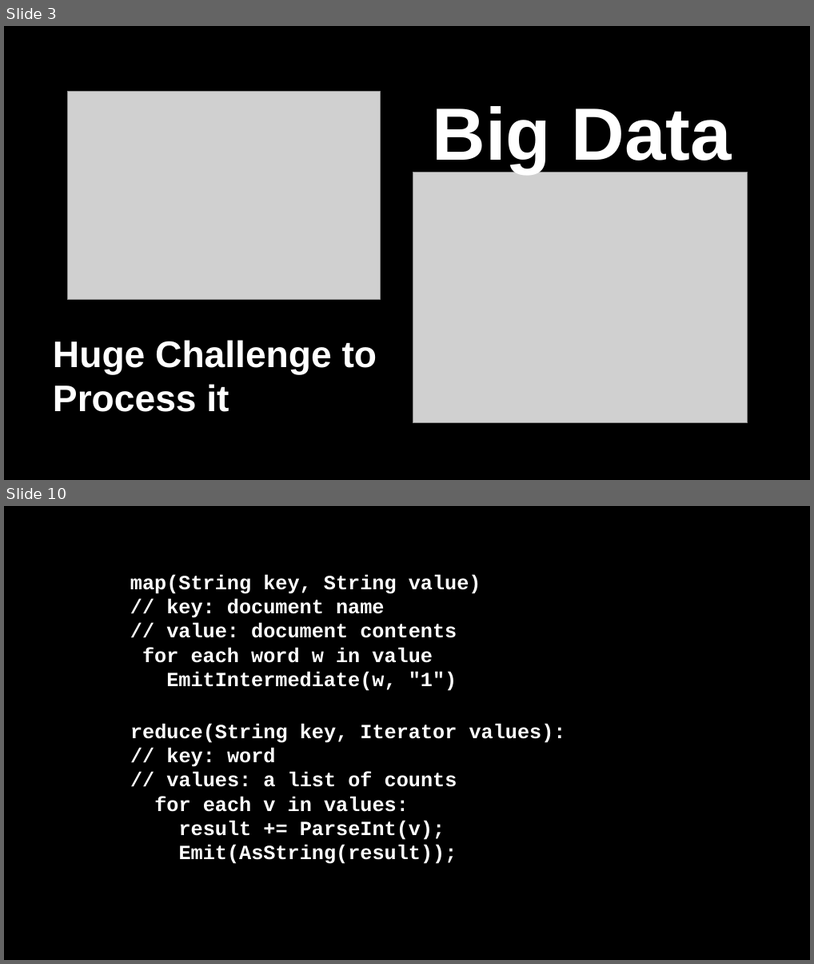
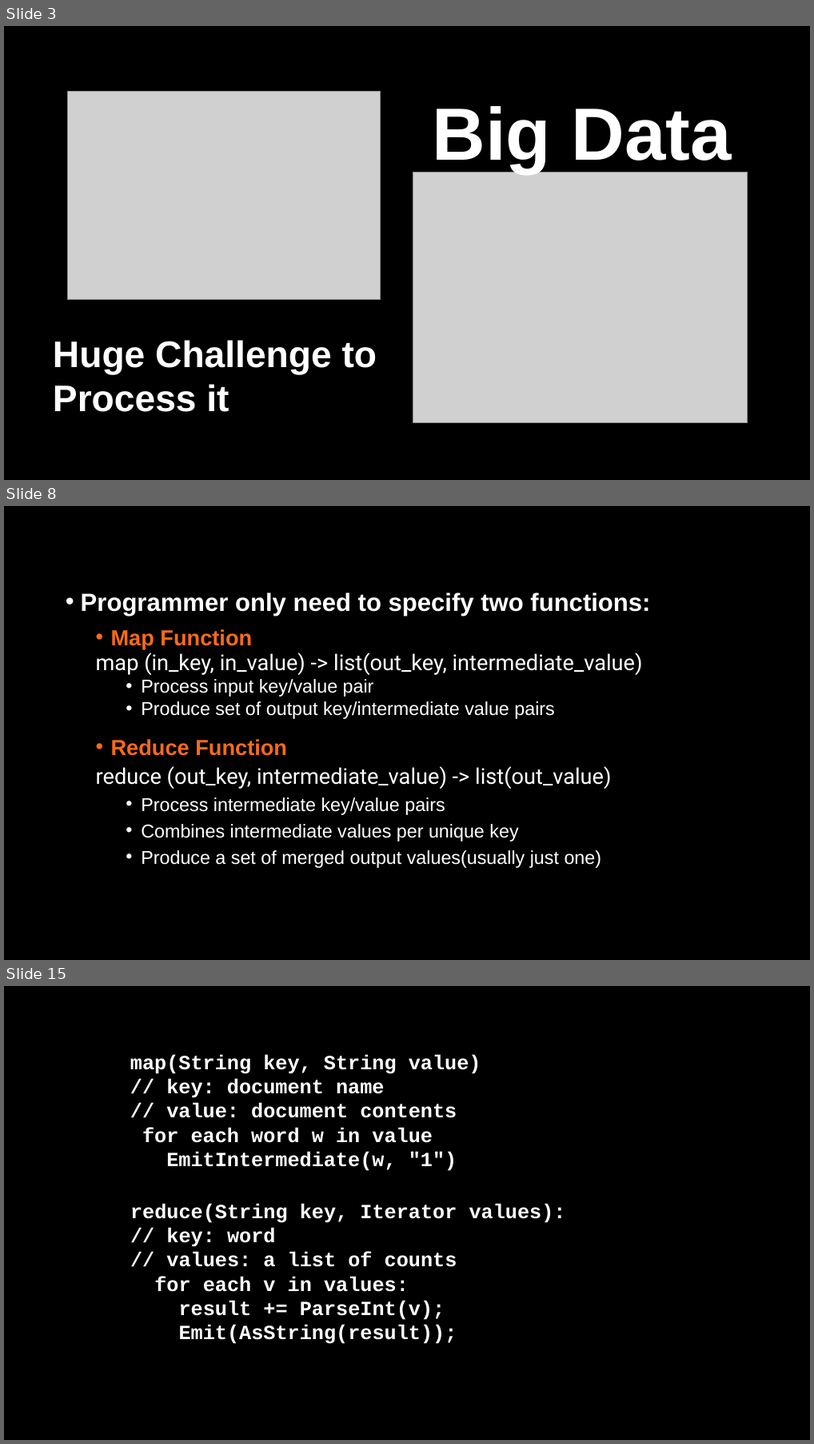
Before and after one commit to kisan101/presentation-on-MapReduce, a slide deck: map_reduce.pptx. Shown one above the other, each under a label of ours: slides 3 and 10 before the commit, slides 3, 8 and 15 after it; the slides between them are not shown. The pictures are 814x964 and 814x1444 pixels, drawn with LibreOffice and Linux fonts; fonts in the diff are those of the drawing; grey boxes stand for pictures. Boxes give left, top, right and bottom in pixels: in the first picture for what was removed or moved away, otherwise in the second. Text is boxed around its words. In the diff, an @@ line names an element or a change of style, - is before the commit and + after.

```diff
--- a/map_reduce.pptx
+++ b/map_reduce.pptx
@@ slide 8 added at <box>4,506,810,960</box>, background #000000 @@
@@ text added at <box>81,592,650,868</box>, 22.2 pt, text #FFFFFF @@
+• Programmer only need to specify two functions:
+  • Map Function
+  map (in_key, in_value) -> list(out_key, intermediate_value)
+    • Process input key/value pair
+    • Produce set of output key/intermediate value pairs
+    • Reduce Function
+    reduce (out_key, intermediate_value) -> list(out_value)
+      • Process intermediate key/value pairs
+      • Combines intermediate values per unique key
+      • Produce a set of merged output values(usually just one)
@@ what was slide 10 is now slide 15 @@
```
Also in this commit, not shown: 1 slide changed, 12 other slides added, 7 slides removed.
